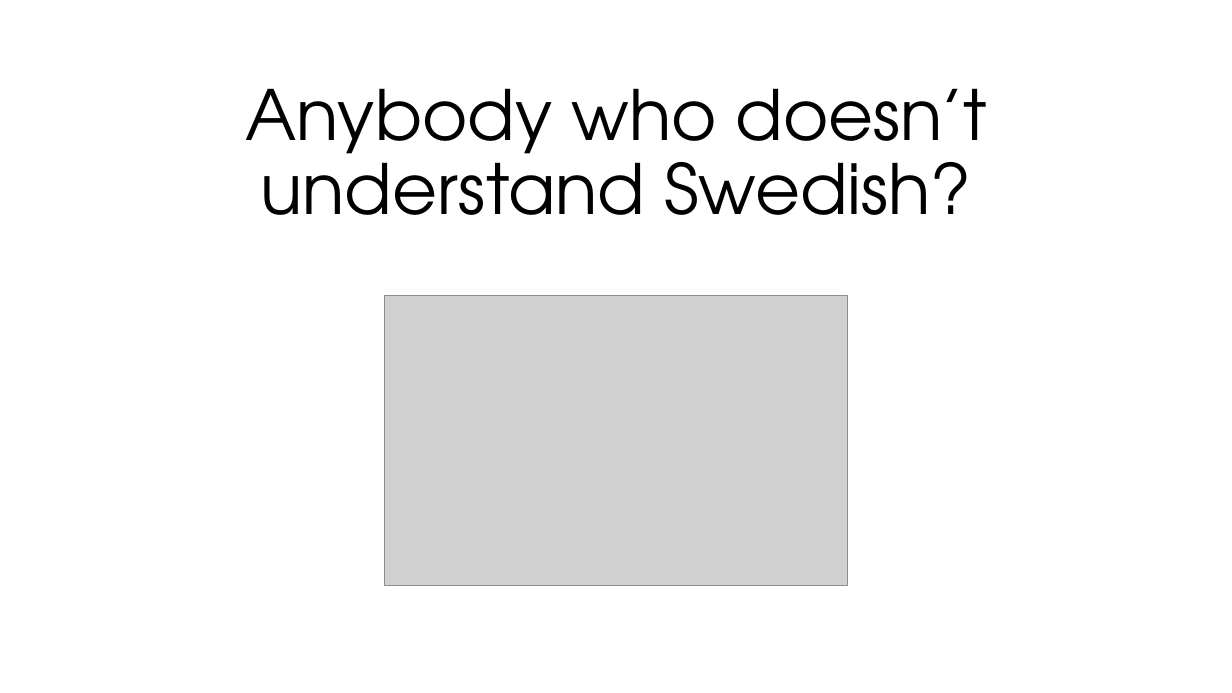
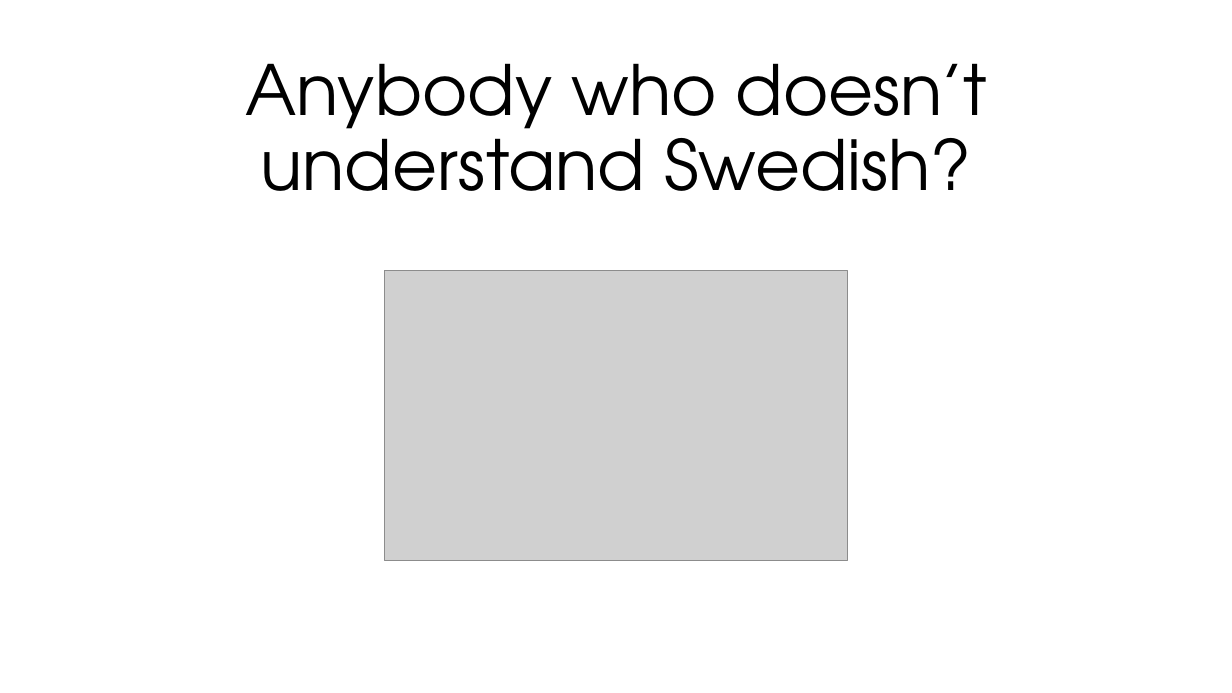
Before and after one commit to stiltet/SASS-Code-Example-Demo, a slide deck: slide 2 of Presentation.pptx. Drawn at 1232x693 pixels with LibreOffice and Linux fonts; fonts in the diff are those of the drawing; grey boxes stand for pictures. Boxes give left, top, right and bottom in pixels: in the first picture for what was removed or moved away, otherwise in the second. Text is boxed around its words. In the diff, an @@ line names an element or a change of style, - is before the commit and + after.

```diff
--- a/Presentation.pptx
+++ b/Presentation.pptx
@@ text "Anybody who doesn’t understand Swedish?": place and size @@
-text "Anybody who doesn’t understand Swedish?" at (245,88,987,215)
+text "Anybody who doesn’t understand Swedish?" at (245,63,987,191)
@@ picture: place and size @@
-picture at (384,296,848,586)
+picture at (384,271,848,561)
```
Also in this commit, not shown: 15 other slides changed, 1 other file.
